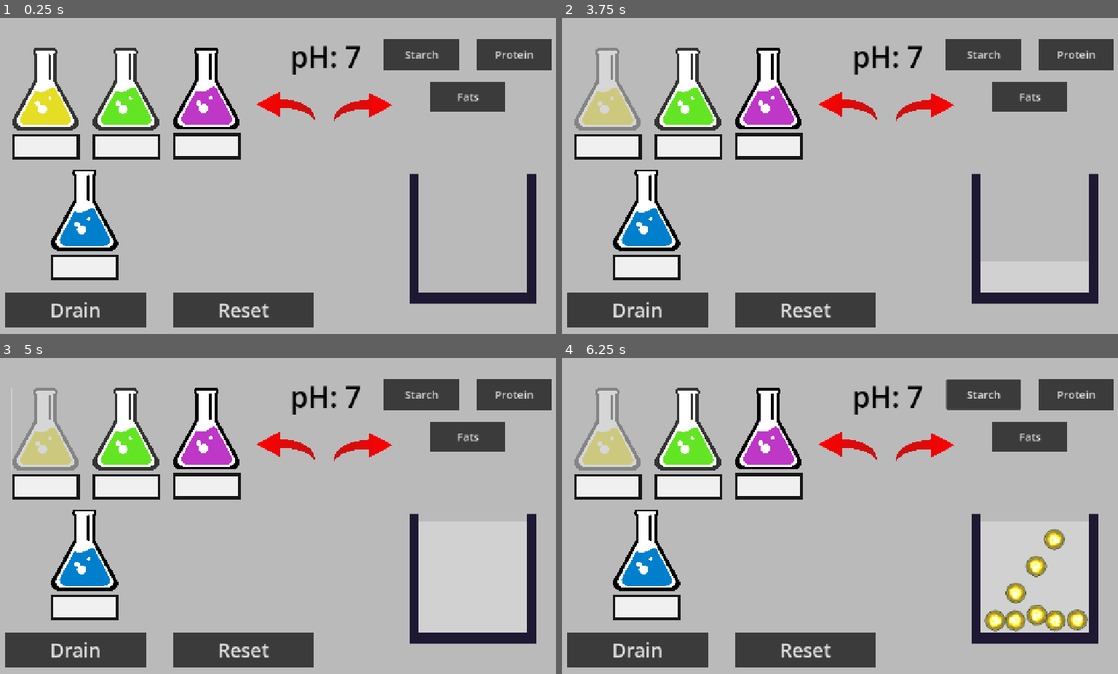
Above: before the commit, frames 1-4 (two rows, left to right).
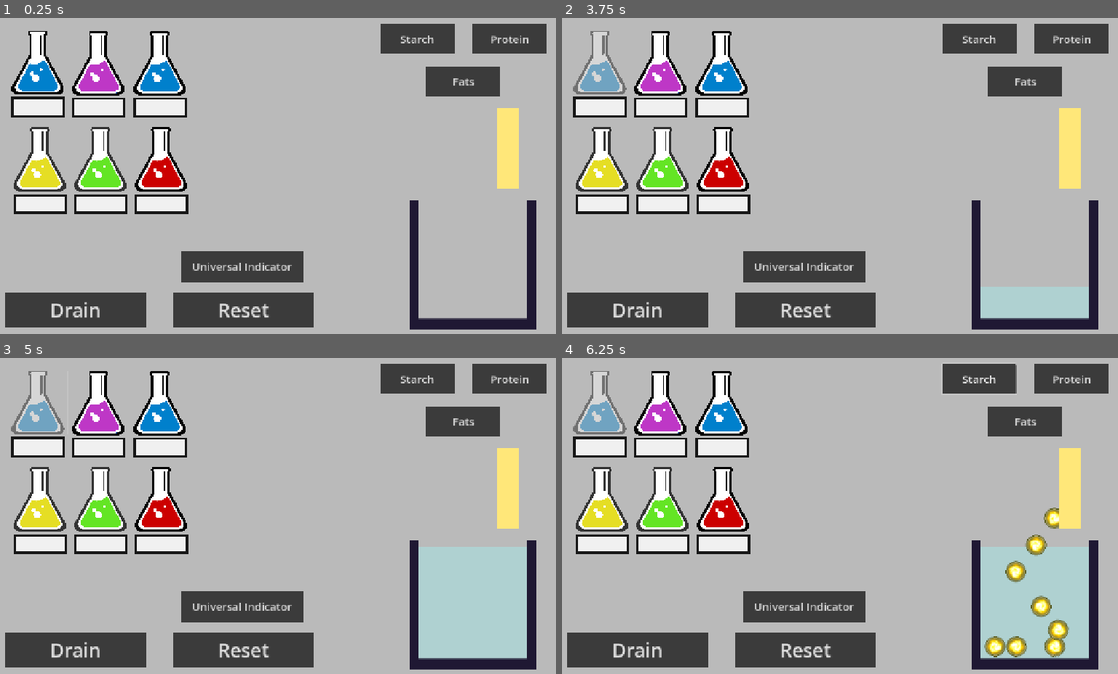
Above: after the commit, the same moments.

Repository: Fae-aof/Digestion-Junction
Game: Godot game, scene res://Solution Making/solution_maker.tscn
The game is run twice, just before and just after one commit, with the same random seed, the same clock (stepped at 60 frames per second) and the same inputs.
Inputs (mouse positions are in pixels of both pictures, inside the frame that each line leads up to):
- Up to frame 1 (0.25 s): no input
- Up to frame 2 (3.75 s): click (923, 106) at 0.52 s; click "Drain" at 1.25 s; click (845, 106) at 2.02 s; click (806, 267) at 2.75 s, where only the run after the commit has a clickable "Universal Indicator"; click (600, 62) at 3.52 s
- Up to frame 3 (5 s): tap Enter at 4.25 s; move the mouse to (405, 500) at 4.27 s; hold Right from 4.28 s (still down); tap Alt at 4.35 s; click (405, 500) at 4.42 s
- Up to frame 4 (6.25 s): release Right at 5 s; click "Starch" at 5 s; move the mouse to (723, 531) at 5.77 s; hold Down from 5.78 s (still down); tap Shift at 5.85 s

The runs differ from the first frame. In frame 1, 28% of the frame differs, in the area x 1-100%, y 1-99%; in frame 2, 28%; in frame 3, 33%; in frame 4, 34%.
Error after the commit: Invalid type in function 'move_down' in base 'Area2D (universal_indicator.gd)'. Cannot convert argument 1 from Nil to int. (res://Solution)

Commit message:
Added pH mechanics to the solutions
- Solution colours are now the same as the colour of the flask
- Certain solutions have different pH values
- All the pH values of solutions in the beaker will mix and average out
- Universal indicator changes colours based on the pH value

Diff:
--- /dev/null
+++ b/digestion-junction/Globals.gd
@@ -0,0 +1,11 @@
+extends Node
+
+
+# Called when the node enters the scene tree for the first time.
+func _ready() -> void:
+	pass # Replace with function body.
+
+
+# Called every frame. 'delta' is the elapsed time since the previous frame.
+func _process(delta: float) -> void:
+	pass
--- a/digestion-junction/Solution Making/Solution List Resource/flask_sprite_list.tres
+++ b/digestion-junction/Solution Making/Solution List Resource/flask_sprite_list.tres
@@ -1,13 +1,15 @@
 [gd_resource type="Resource" script_class="sprite_list" format=3 uid="uid://ccguvsuuw4vx"]
 
-[ext_resource type="Script" uid="uid://mkeyn1cfuan6" path="res://Solution Making/Solution List Resource/sprite_list_resource.gd" id="1_44lf1"]
-[ext_resource type="Texture2D" uid="uid://drpk17nam0lxs" path="res://Milestone 1 Sprites/red flask.png" id="2_n03om"]
-[ext_resource type="Texture2D" uid="uid://c5ce6v6ivt5qm" path="res://Milestone 1 Sprites/blue flask.png" id="3_5xjb0"]
-[ext_resource type="Texture2D" uid="uid://nci73bi47inx" path="res://Milestone 1 Sprites/yellow flask.png" id="4_23d1v"]
-[ext_resource type="Texture2D" uid="uid://gijwjhqvgcgr" path="res://Milestone 1 Sprites/green flask.png" id="5_lry5b"]
-[ext_resource type="Texture2D" uid="uid://cyowm448pm8sg" path="res://Milestone 1 Sprites/purple flask.png" id="6_c400h"]
+[ext_resource type="Script" uid="uid://mkeyn1cfuan6" path="res://Solution Making/Solution List Resource/sprite_list_resource.gd" id="1_w0y0l"]
+[ext_resource type="Texture2D" uid="uid://drpk17nam0lxs" path="res://Milestone 1 Sprites/red flask.png" id="2_4nq2r"]
+[ext_resource type="Texture2D" uid="uid://c5ce6v6ivt5qm" path="res://Milestone 1 Sprites/blue flask.png" id="3_y726c"]
+[ext_resource type="Texture2D" uid="uid://nci73bi47inx" path="res://Milestone 1 Sprites/yellow flask.png" id="4_4u26s"]
+[ext_resource type="Texture2D" uid="uid://gijwjhqvgcgr" path="res://Milestone 1 Sprites/green flask.png" id="5_c4vpu"]
+[ext_resource type="Texture2D" uid="uid://cyowm448pm8sg" path="res://Milestone 1 Sprites/purple flask.png" id="6_ye1yq"]
 
 [resource]
-script = ExtResource("1_44lf1")
-sprites = Array[Texture]([ExtResource("2_n03om"), ExtResource("3_5xjb0"), ExtResource("4_23d1v"), ExtResource("5_lry5b"), ExtResource("6_c400h")])
+script = ExtResource("1_w0y0l")
+sprites = Array[Texture]([ExtResource("2_4nq2r"), ExtResource("3_y726c"), ExtResource("4_4u26s"), ExtResource("5_c4vpu"), ExtResource("6_ye1yq"), ExtResource("3_y726c")])
+colours = Array[String](["ff666653", "98ffff53", "ffff8253", "8aff8c53", "ff9dff53", "98ffff53"])
+numbers = Array[int]([0, 1, 2, 3, 4, 5])
 metadata/_custom_type_script = "uid://mkeyn1cfuan6"
--- a/digestion-junction/Solution Making/Solution List Resource/solution_list.tres
+++ b/digestion-junction/Solution Making/Solution List Resource/solution_list.tres
@@ -4,5 +4,5 @@
 
 [resource]
 script = ExtResource("1_ysmi4")
-names = Array[String](["amylase", "protease", "lipase", "water"])
+names = Array[String](["amylase", "protease", "lipase", "water", "hydrochloric acid", "sodium hydrogen carbonate"])
 metadata/_custom_type_script = "uid://cqg0uuq8dlirv"
--- a/digestion-junction/Solution Making/Solution List Resource/sprite_list_resource.gd
+++ b/digestion-junction/Solution Making/Solution List Resource/sprite_list_resource.gd
@@ -2,3 +2,5 @@
 class_name sprite_list
 
 @export var sprites : Array[Texture]
+@export var colours: Array[String]
+@export var numbers: Array[int]
--- a/digestion-junction/Solution Making/flask.gd
+++ b/digestion-junction/Solution Making/flask.gd
@@ -3,11 +3,12 @@
 @onready var button: Button = $Button
 
 @export var solution : String
+@export var colour : String
 
 signal add_solution(solution_name : String)
 
 func _on_button_pressed() -> void:
-	add_solution.emit(solution)
+	add_solution.emit(solution, colour)
 	button.disabled = true
 
 func reset():
--- a/digestion-junction/Solution Making/flask.tscn
+++ b/digestion-junction/Solution Making/flask.tscn
@@ -23,7 +23,7 @@
 layout_mode = 1
 offset_right = 2094.0
 offset_bottom = 2400.0
-scale = Vector2(0.075, 0.075)
+scale = Vector2(0.05912179, 0.05912179)
 theme_override_font_sizes/font_size = 31
 theme_override_styles/normal = SubResource("StyleBoxFlat_xwkdq")
 icon = ExtResource("1_6lpsm")
@@ -34,10 +34,11 @@
 anchors_preset = 4
 anchor_top = 0.5
 anchor_bottom = 0.5
-offset_top = 187.0
+offset_top = 147.0
 offset_right = 149.0
-offset_bottom = 244.0
+offset_bottom = 204.0
 grow_vertical = 2
+scale = Vector2(0.7882905, 0.7882905)
 theme_override_colors/search_result_color = Color(0, 0, 0, 1)
 theme_override_colors/font_color = Color(0, 0, 0, 1)
 theme_override_font_sizes/font_size = 24
--- a/digestion-junction/Solution Making/solution.gd
+++ b/digestion-junction/Solution Making/solution.gd
@@ -1,16 +1,15 @@
 extends Sprite2D
 
 var components = []
-var enzyme_dict = {"amylase": "starch", "protease": "protein", "lipase": "fats", "water": ""}
-var enzyme_color_dict = {"amylase": "ff9dff53", "protease": "98ffff53", "lipase": "ffff8253", "water": "ffffff53"}
+var enzyme_dict = {"amylase": "starch", "protease": "protein", "lipase": "fats", "water": null, "hydrochloric acid": 2, "sodium hydrogen carbonate": 8}
 var filled = false
 var moving = false
 
 # Called every frame. 'delta' is the elapsed time since the previous frame.
-func fill_up(solution: String):
+func fill_up(solution: String, colour : String):
 	if !filled and !moving:
 		components.append(enzyme_dict[solution])
-		modulate = enzyme_color_dict[solution]
+		modulate = colour
 		moving = true
 		var tween_p = create_tween()
 		tween_p.tween_property(self, "position", position + Vector2(0, -135), 0.5)
@@ -38,5 +37,9 @@
 
 func _on_area_2d_body_entered(body: Node2D) -> void:
 	for i in components:
-		if i != "" and body.is_in_group(i):
+		if i == null:
+			pass
+		elif typeof(i) == TYPE_INT:
+			pass
+		elif body.is_in_group(i):
 			body.break_down()
--- a/digestion-junction/Solution Making/solution_maker.gd
+++ b/digestion-junction/Solution Making/solution_maker.gd
@@ -1,10 +1,10 @@
 extends CanvasLayer
 
-@onready var pH_label: Label = $pH
 @onready var solution = preload("res://Solution Making/solution.tscn")
 @onready var spawner: Node2D = $Spawner
 @onready var solution_marker: Marker2D = $"Solution Marker"
 @onready var flask_parent: Node2D = $Flasks
+@onready var universal_indicator: Area2D = $"Universal Indicator"
 
 @onready var amylase_toggle: Button = $"Amylase Toggle"
 @onready var protease_toggle: Button = $"Protease Toggle"
@@ -15,36 +15,25 @@
 @export var solutions_list: solution_list
 @export var sprites_list: sprite_list
 
-var pH = 7
 var flasks
+
+var pH = null
+var pH_solutions_dict = {"hydrochloric acid": 2, "sodium hydrogen carbonate": 8, "water" : 7}
 
 # Called when the node enters the scene tree for the first time.
 func _ready() -> void:
 	solutions_list.names.shuffle()
-	sprites_list.sprites.shuffle()
+	sprites_list.numbers.shuffle()
 	flasks = flask_parent.get_children()
 	var count = 0
 	for i in flasks:
+		var random_count = sprites_list.numbers[count]
 		i.connect("add_solution", flask_pressed)
 		i.solution = solutions_list.names[count]
 		var flask_sprite = i.get_node("Button")
-		flask_sprite.icon = sprites_list.sprites[count]
+		flask_sprite.icon = sprites_list.sprites[random_count]
+		i.colour = sprites_list.colours[random_count]
 		count += 1
-
-	set_pH()
-
-func set_pH():
-	pH = clamp(pH, 0, 14)
-	pH_label.text = "pH: " + str(pH)
-
-
-func _on_increase_p_h_pressed() -> void:
-	pH += 1
-	set_pH()
-
-func _on_decrease_p_h_pressed() -> void:
-	pH -= 1
-	set_pH()
 
 
 func _on_drain_pressed() -> void:
@@ -53,17 +42,32 @@
 		i.empty()
 	for i in flasks:
 		i.reset()
+	pH = null
+
 
 func _on_reset_pressed() -> void:
 	var all_molecules = spawner.get_children()
 	for i in all_molecules:
 		i.queue_free()
 
-func flask_pressed(solution_name : String):
-	add_solution(solution_name)
+func flask_pressed(solution_name : String, colour : String):
+	add_solution(solution_name, colour)
+	if pH_solutions_dict.has(solution_name):
+		change_pH(pH_solutions_dict[solution_name])
 
-func add_solution(solution_name : String):
+func add_solution(solution_name : String, colour : String):
 	var new_solution = solution.instantiate()
 	solution_marker.add_child(new_solution)
 	new_solution.position = Vector2(0, 0)
-	new_solution.fill_up(solution_name)
+	new_solution.fill_up(solution_name, colour)
+
+func change_pH(added_pH : int):
+	print(added_pH)
+	if pH != null:
+		pH = (pH + added_pH)/2
+	else:
+		pH = added_pH
+	print(pH)
+
+func _on_p_h_button_pressed() -> void:
+	universal_indicator.move_down(pH)
--- a/digestion-junction/Solution Making/solution_maker.tscn
+++ b/digestion-junction/Solution Making/solution_maker.tscn
@@ -2,11 +2,11 @@
 
 [ext_resource type="Script" uid="uid://bkhst1y0o17i8" path="res://Solution Making/solution_maker.gd" id="1_l5vax"]
 [ext_resource type="Resource" uid="uid://cohqmvoosqqoj" path="res://Solution Making/Solution List Resource/solution_list.tres" id="2_8wuea"]
-[ext_resource type="Texture2D" uid="uid://dadnwwjlpeg53" path="res://Milestone 1 Sprites/arrow.png" id="2_pidr5"]
 [ext_resource type="Resource" uid="uid://ccguvsuuw4vx" path="res://Solution Making/Solution List Resource/flask_sprite_list.tres" id="3_hxh3l"]
 [ext_resource type="PackedScene" uid="uid://bkcfulmrtllt3" path="res://Solution Making/container.tscn" id="4_g6usb"]
 [ext_resource type="PackedScene" uid="uid://dimxi3m5j4egk" path="res://Solution Making/flask.tscn" id="5_g6usb"]
 [ext_resource type="PackedScene" uid="uid://co71wxdgxlkv" path="res://Spawner/spawner.tscn" id="6_jpax7"]
+[ext_resource type="Script" uid="uid://ce82we7ramni1" path="res://Solution Making/universal_indicator.gd" id="7_8wuea"]
 
 [sub_resource type="StyleBoxFlat" id="StyleBoxFlat_1vivr"]
 bg_color = Color(0.7313315, 0.7313315, 0.7313314, 1)
@@ -14,7 +14,10 @@
 [sub_resource type="StyleBoxFlat" id="StyleBoxFlat_d2d64"]
 bg_color = Color(0.23248088, 0.23248094, 0.2324808, 1)
 
-[node name="Solution Maker" type="CanvasLayer" unique_id=447134398]
+[sub_resource type="RectangleShape2D" id="RectangleShape2D_1vivr"]
+size = Vector2(47, 178)
+
+[node name="Solution Maker" type="CanvasLayer" unique_id=447134398 groups=["indicator"]]
 script = ExtResource("1_l5vax")
 solutions_list = ExtResource("2_8wuea")
 sprites_list = ExtResource("3_hxh3l")
@@ -27,39 +30,11 @@
 grow_vertical = 2
 theme_override_styles/panel = SubResource("StyleBoxFlat_1vivr")
 
-[node name="pH" type="Label" parent="." unique_id=923362954]
-offset_left = 661.52
-offset_top = 54.0
-offset_right = 817.52
-offset_bottom = 141.0
-theme_override_colors/font_color = Color(0, 0, 0, 1)
-theme_override_font_sizes/font_size = 63
-text = "pH: 7"
-horizontal_alignment = 1
-
-[node name="Increase pH" type="Button" parent="." unique_id=1389431035]
-offset_left = 755.52
-offset_top = 177.00002
-offset_right = 2763.52
-offset_bottom = 1194.0
-scale = Vector2(0.065, 0.065)
-icon = ExtResource("2_pidr5")
-flat = true
-
-[node name="Decrease pH" type="Button" parent="." unique_id=1050763025]
-offset_left = 717.52
-offset_top = 175.0
-offset_right = 2725.52
-offset_bottom = 1192.0
-scale = Vector2(-0.065, 0.065)
-icon = ExtResource("2_pidr5")
-flat = true
-
 [node name="Solution Marker" type="Marker2D" parent="." unique_id=579162519]
-position = Vector2(1065, 632)
+position = Vector2(1065, 687)
 
 [node name="Container" parent="." unique_id=1660461192 instance=ExtResource("4_g6usb")]
-position = Vector2(1061, 509)
+position = Vector2(1061, 566)
 
 [node name="Drain" type="Button" parent="." unique_id=783053967]
 offset_left = 35.0
@@ -80,16 +55,16 @@
 text = "Reset"
 
 [node name="Spawner" parent="." unique_id=261790585 instance=ExtResource("6_jpax7")]
-position = Vector2(1056, 356)
+position = Vector2(1056, 309)
 
 [node name="Starch button" type="Button" parent="." unique_id=1074081082]
 anchors_preset = 1
 anchor_left = 1.0
 anchor_right = 1.0
-offset_left = -411.0
-offset_top = 60.0
-offset_right = -247.0
-offset_bottom = 127.0
+offset_left = -421.0
+offset_top = 26.0
+offset_right = -257.0
+offset_bottom = 93.0
 grow_horizontal = 0
 theme_override_font_sizes/font_size = 24
 theme_override_styles/normal = SubResource("StyleBoxFlat_d2d64")
@@ -99,10 +74,10 @@
 anchors_preset = 1
 anchor_left = 1.0
 anchor_right = 1.0
-offset_left = -207.0
-offset_top = 60.0
-offset_right = -43.0
-offset_bottom = 127.0
+offset_left = -217.0
+offset_top = 26.0
+offset_right = -53.0
+offset_bottom = 93.0
 grow_horizontal = 0
 theme_override_font_sizes/font_size = 24
 theme_override_styles/normal = SubResource("StyleBoxFlat_d2d64")
@@ -112,46 +87,91 @@
 anchors_preset = 1
 anchor_left = 1.0
 anchor_right = 1.0
-offset_left = -309.0
-offset_top = 153.0
-offset_right = -145.0
-offset_bottom = 220.0
+offset_left = -319.0
+offset_top = 119.0
+offset_right = -155.0
+offset_bottom = 186.0
 grow_horizontal = 0
 theme_override_font_sizes/font_size = 24
 theme_override_styles/normal = SubResource("StyleBoxFlat_d2d64")
 text = "Fats"
 
+[node name="pH button" type="Button" parent="." unique_id=1555454218]
+anchors_preset = 1
+anchor_left = 1.0
+anchor_right = 1.0
+offset_left = -858.0
+offset_top = 527.0
+offset_right = -590.0
+offset_bottom = 594.0
+grow_horizontal = 0
+theme_override_font_sizes/font_size = 24
+theme_override_styles/normal = SubResource("StyleBoxFlat_d2d64")
+text = "Universal Indicator
+"
+
 [node name="Flasks" type="Node2D" parent="." unique_id=840044277]
 
 [node name="Flask" parent="Flasks" unique_id=1076343659 instance=ExtResource("5_g6usb")]
-offset_left = 50.0
-offset_top = 80.0
-offset_right = 50.0
-offset_bottom = 80.0
+offset_left = 49.0
+offset_top = 40.0
+offset_right = 49.0
+offset_bottom = 40.0
 solution = "amylase"
+metadata/_edit_use_anchors_ = true
 
 [node name="Flask2" parent="Flasks" unique_id=1929360734 instance=ExtResource("5_g6usb")]
-offset_left = 227.0
-offset_top = 80.0
-offset_right = 227.0
-offset_bottom = 80.0
+offset_left = 182.0
+offset_top = 41.0
+offset_right = 182.0
+offset_bottom = 41.0
+metadata/_edit_use_anchors_ = true
 
 [node name="Flask3" parent="Flasks" unique_id=1533397250 instance=ExtResource("5_g6usb")]
-offset_left = 404.0
-offset_top = 79.0
-offset_right = 404.0
-offset_bottom = 79.0
+offset_left = 317.0
+offset_top = 41.0
+offset_right = 317.0
+offset_bottom = 41.0
+metadata/_edit_use_anchors_ = true
 
 [node name="Flask4" parent="Flasks" unique_id=1665956862 instance=ExtResource("5_g6usb")]
-offset_left = 136.0
-offset_top = 346.0
-offset_right = 136.0
-offset_bottom = 346.0
+offset_left = 53.0
+offset_top = 253.0
+offset_right = 53.0
+offset_bottom = 253.0
+metadata/_edit_use_anchors_ = true
 
-[connection signal="pressed" from="Increase pH" to="." method="_on_increase_p_h_pressed"]
-[connection signal="pressed" from="Decrease pH" to="." method="_on_decrease_p_h_pressed"]
+[node name="Flask5" parent="Flasks" unique_id=1563263751 instance=ExtResource("5_g6usb")]
+offset_left = 320.0
+offset_top = 253.0
+offset_right = 320.0
+offset_bottom = 253.0
+metadata/_edit_use_anchors_ = true
+
+[node name="Flask6" parent="Flasks" unique_id=1954764835 instance=ExtResource("5_g6usb")]
+offset_left = 187.0
+offset_top = 253.0
+offset_right = 187.0
+offset_bottom = 253.0
+metadata/_edit_use_anchors_ = true
+
+[node name="Universal Indicator" type="Area2D" parent="." unique_id=2016146752]
+position = Vector2(1117, 211)
+script = ExtResource("7_8wuea")
+
+[node name="ColorRect" type="ColorRect" parent="Universal Indicator" unique_id=1051076158]
+offset_right = 47.0
+offset_bottom = 178.0
+color = Color(1, 0.90418726, 0.47422165, 1)
+
+[node name="CollisionShape2D" type="CollisionShape2D" parent="Universal Indicator" unique_id=140059291]
+visible = false
+position = Vector2(24, 89)
+shape = SubResource("RectangleShape2D_1vivr")
+
 [connection signal="pressed" from="Drain" to="." method="_on_drain_pressed"]
 [connection signal="pressed" from="Reset" to="." method="_on_reset_pressed"]
 [connection signal="pressed" from="Starch button" to="Spawner" method="_on_starch_button_pressed"]
 [connection signal="pressed" from="Protein button" to="Spawner" method="_on_protein_button_pressed"]
 [connection signal="pressed" from="Fats button" to="Spawner" method="_on_fats_button_pressed"]
+[connection signal="pressed" from="pH button" to="." method="_on_p_h_button_pressed"]
--- /dev/null
+++ b/digestion-junction/Solution Making/universal_indicator.gd
@@ -0,0 +1,13 @@
+extends Area2D
+
+var pH_colour_dict = {2: "db4e23", 8: "60874c"}
+@onready var color_rect: ColorRect = $ColorRect
+
+func move_down(pH : int):
+	var original_position = global_position
+	var target_position = global_position + Vector2(0, 150)
+	var target_colour = Color.from_string(pH_colour_dict[pH], Color.WHITE)
+	var tween = create_tween()
+	tween.tween_property(self, "global_position", target_position, 0.5)
+	tween.tween_property(color_rect, "color", target_colour, 0.4)
+	tween.tween_property(self, "global_position", original_position, 0.5)
--- a/digestion-junction/project.godot
+++ b/digestion-junction/project.godot
@@ -14,6 +14,10 @@
 run/main_scene="uid://dt11t02dlt8ws"
 config/features=PackedStringArray("4.7", "GL Compatibility")
 config/icon="res://icon.svg"
+
+[autoload]
+
+Globals="*uid://t7d7xye24l7u"
 
 [display]
 
@@ -34,6 +38,7 @@
 maltose=""
 lipids=""
 protein=""
+indicator=""
 
 [physics]
 
Not shown, added: digestion-junction/Globals.gd.uid
Not shown, added: digestion-junction/Solution Making/universal_indicator.gd.uid
